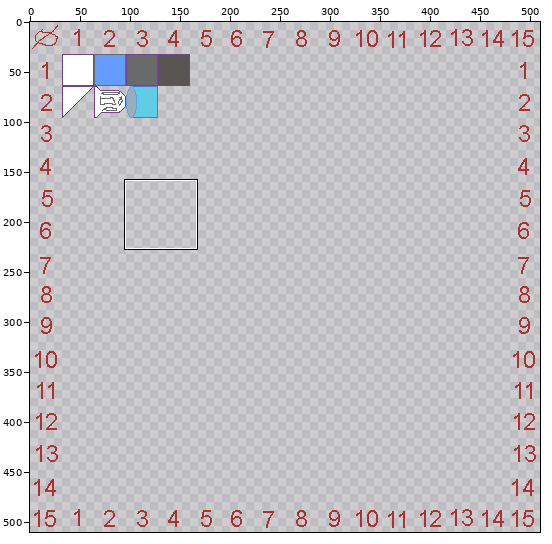
Pixel-art file: src-resources/ludumDare43/images/ship-001.aseprite. The first picture is a wide view before the edit; the outline marks the close-up.
Close-up. The starting point:
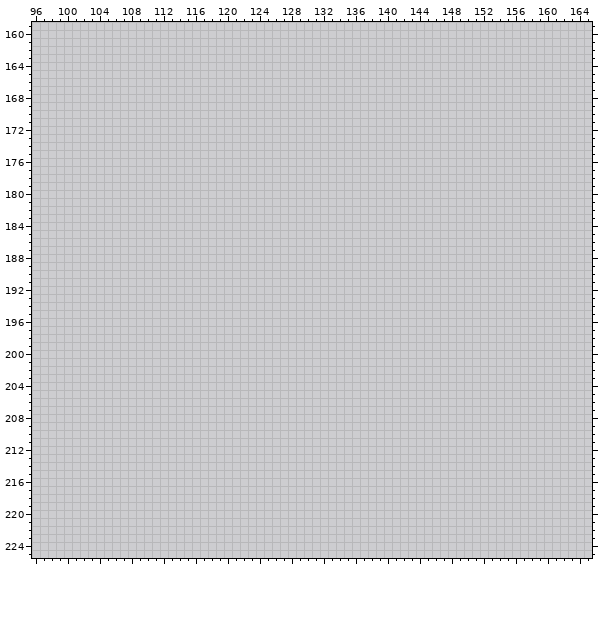
512x512 pixels, 1 frame. Shown: x 96..165, y 159..225. The wide view leaves out empty margins. The commit also changed other parts of the picture, which this record leaves out.
The same view after the edit:
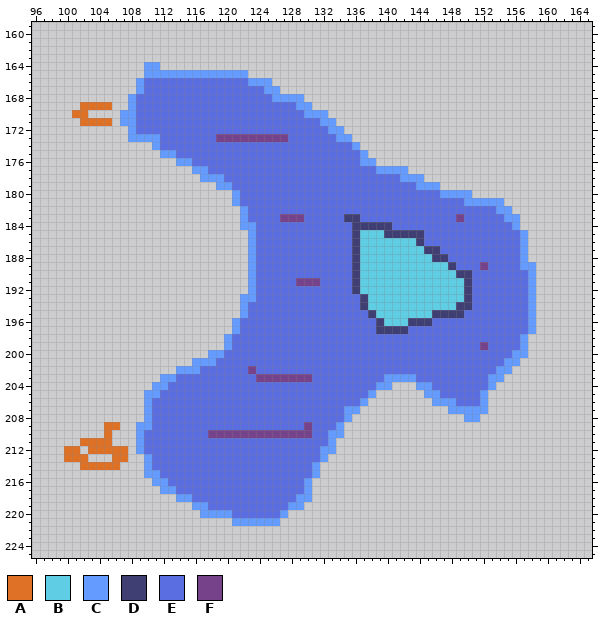
Palette (. is transparent): A #df7126  B #5fcde4  C #639bff  D #3f3f74  E #5b6ee1  F #76428a
Change:
y 164: x 110..111 .. -> CC
y 165: x 110..122 ............. -> CCCCCCCCCCCCC
y 166: x 109..125 ................. -> CEEEEEEEEEEEEECCC
y 167: x 109..126 .................. -> CEEEEEEEEEEEEEEECC
y 168: x 108..129 ...................... -> CEEEEEEEEEEEEEEEEECCCC
y 169: x 102..105 .... -> AAAA; x 108..130 ....................... -> CEEEEEEEEEEEEEEEEEEEECC
y 170: x 101..102 .. -> AA; x 107..132 .......................... -> CCEEEEEEEEEEEEEEEEEEEEECCC
y 171: x 102..105 .... -> AAAA; x 107..133 ........................... -> CCEEEEEEEEEEEEEEEEEEEEEEECC
y 172: x 108..134 ........................... -> CEEEEEEEEEEEEEEEEEEEEEEEECC
y 173: x 108..135 ............................ -> CCCCEEEEEEEFFFFFFFFFEEEEEECC
y 174: x 111..136 .......................... -> CEEEEEEEEEEEEEEEEEEEEEEEEC
y 175: x 112..137 .......................... -> CCEEEEEEEEEEEEEEEEEEEEEEEC
y 176: x 114..138 ......................... -> CCEEEEEEEEEEEEEEEEEEEEECC
y 177: x 116..142 ........................... -> CCEEEEEEEEEEEEEEEEEEEEECCCC
y 178: x 117..144 ............................ -> CCCEEEEEEEEEEEEEEEEEEEEEECCC
y 179: x 119..146 ............................ -> CCEEEEEEEEEEEEEEEEEEEEEEECCC
y 180: x 121..150 .............................. -> CEEEEEEEEEEEEEEEEEEEEEEEEECCCC
y 181: x 121..154 .................................. -> CEEEEEEEEEEEEEEEEEEEEEEEEEEEECCCCC
y 182: x 122..155 .................................. -> CEEEEEEEEEEEEEEEEEEEEEEEEEEEEEEECC
y 183: x 122..156 ................................... -> CEEEEFFFEEEEEDDEEEEEEEEEEEEFEEEEECC
y 184: x 122..156 ................................... -> CCEEEEEEEEEEEEDDDDDEEEEEEEEEEEEEEEC
y 185: x 123..157 ................................... -> CEEEEEEEEEEEEDBBBDDDDDEEEEEEEEEEEEC
y 186: x 123..157 ................................... -> CEEEEEEEEEEEEDBBBBBBBDEEEEEEEEEEEEC
y 187: x 123..157 ................................... -> CEEEEEEEEEEEEDBBBBBBBBDDEEEEEEEEEEC
y 188: x 123..157 ................................... -> CEEEEEEEEEEEEDBBBBBBBBBDDEEEEEEEEEC
y 189: x 123..158 .................................... -> CEEEEEEEEEEEEDBBBBBBBBBBBDEEEFEEEECC
y 190: x 123..158 .................................... -> CEEEEEEEEEEEEDBBBBBBBBBBBBDDEEEEEEEC
y 191: x 123..158 .................................... -> CEEEEEFFFEEEEDBBBBBBBBBBBBBDEEEEEEEC
y 192: x 123..158 .................................... -> CEEEEEEEEEEEEDBBBBBBBBBBBBBDEEEEEEEC
y 193: x 122..158 ..................................... -> CCEEEEEEEEEEEEEDBBBBBBBBBBBBDEEEEEEEC
y 194: x 122..158 ..................................... -> CEEEEEEEEEEEEEEDBBBBBBBBBBBDDEEEEEEEC
y 195: x 122..158 ..................................... -> CEEEEEEEEEEEEEEEDBBBBBBBDDDDEEEEEEEEC
y 196: x 121..158 ...................................... -> CEEEEEEEEEEEEEEEEEDBBBDDDEEEEEEEEEEEEC
y 197: x 121..158 ...................................... -> CEEEEEEEEEEEEEEEEEDDDDEEEEEEEEEEEEEEEC
y 198: x 120..157 ...................................... -> CEEEEEEEEEEEEEEEEEEEEEEEEEEEEEEEEEEEEC
y 199: x 120..157 ...................................... -> CEEEEEEEEEEEEEEEEEEEEEEEEEEEEEEEFEEEEC
y 200: x 118..157 ........................................ -> CCEEEEEEEEEEEEEEEEEEEEEEEEEEEEEEEEEEEECC
y 201: x 116..156 ......................................... -> CCCEEEEEEEEEEEEEEEEEEEEEEEEEEEEEEEEEEEECC
y 202: x 114..155 .......................................... -> CCCEEEEEEFEEEEEEEEEEEEEEEEEEEEEEEEEEEEEECC
y 203: x 112..154 ........................................... -> CCEEEEEEEEEEFFFFFFFEEEEEEEEECCCCEEEEEEEEECC
y 204: x 111..140 .............................. -> CCEEEEEEEEEEEEEEEEEEEEEEEEEECC; x 144..153 .......... -> CCEEEEEEEC
y 205: x 110..138 ............................. -> CCEEEEEEEEEEEEEEEEEEEEEEEEEEC; x 145..152 ........ -> CCEEEEEC
y 206: x 110..137 ............................ -> CEEEEEEEEEEEEEEEEEEEEEEEEEEC; x 146..152 ....... -> CCCEEEC
y 207: x 110..136 ........................... -> CEEEEEEEEEEEEEEEEEEEEEEEECC; x 148..152 ..... -> CCCCC
y 208: x 110..135 .......................... -> CEEEEEEEEEEEEEEEEEEEEEEEEC; x 150..151 .. -> CC
y 209: x 105..106 .. -> AA; x 109..134 .......................... -> CCEEEEEEEEEEEEEEEEEEEFEEEC
y 210: x 105 . -> A; x 109..134 .......................... -> CEEEEEEEEFFFFFFFFFFFFFEECC
y 211: x 102..105 .... -> AAAA; x 109..133 ......................... -> CEEEEEEEEEEEEEEEEEEEEEEEC
y 212: x 100..101 .. -> AA; x 103..107 ..... -> AAAAA; x 109..133 ......................... -> CEEEEEEEEEEEEEEEEEEEEEECC
y 213: x 100..102 ... -> AAA; x 106..107 .. -> AA; x 110..132 ....................... -> CEEEEEEEEEEEEEEEEEEEEEC
y 214: x 102..106 ..... -> AAAAA; x 110..131 ...................... -> CEEEEEEEEEEEEEEEEEEEEC
y 215: x 110..131 ...................... -> CCEEEEEEEEEEEEEEEEEEEC
y 216: x 111..130 .................... -> CCEEEEEEEEEEEEEEEEEC
y 217: x 112..130 ................... -> CCEEEEEEEEEEEEEEEEC
y 218: x 114..130 ................. -> CCEEEEEEEEEEEEECC
y 219: x 116..129 .............. -> CCEEEEEEEEEECC
y 220: x 117..127 ........... -> CCCCEEEEEEC
y 221: x 121..126 ...... -> CCCCCC
Changed places in both close-ups, as pixel boxes (x1, y1, x2, y2):
added: (64, 62, 536, 526)
